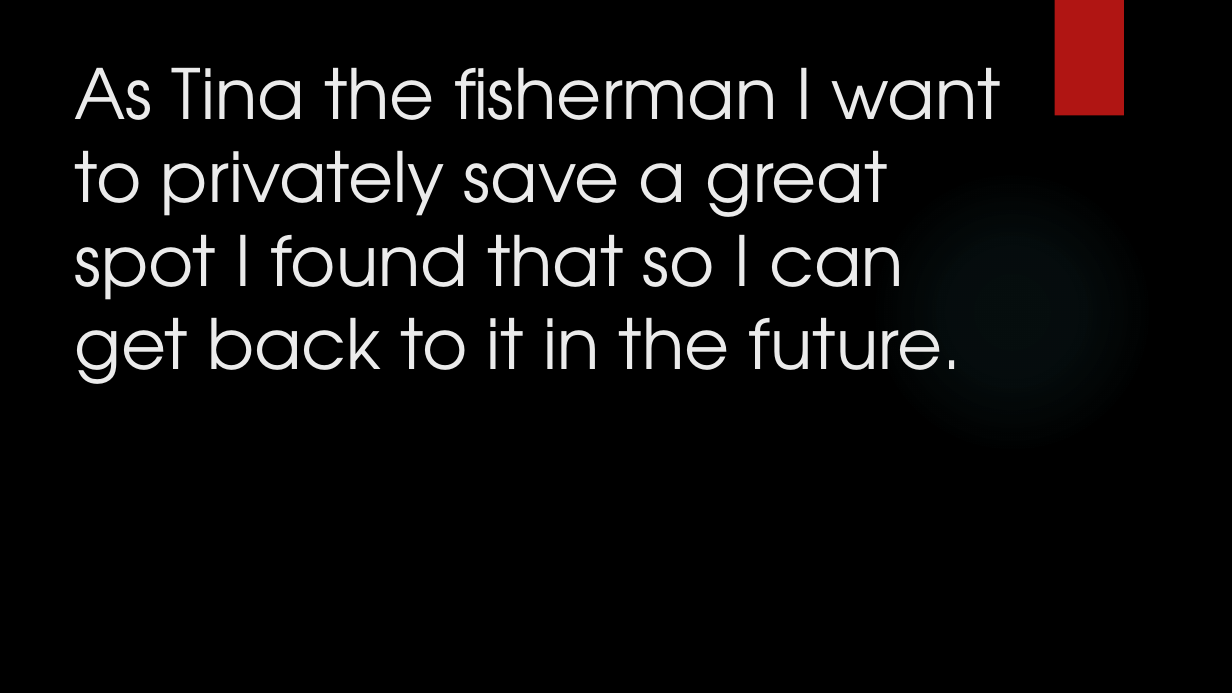
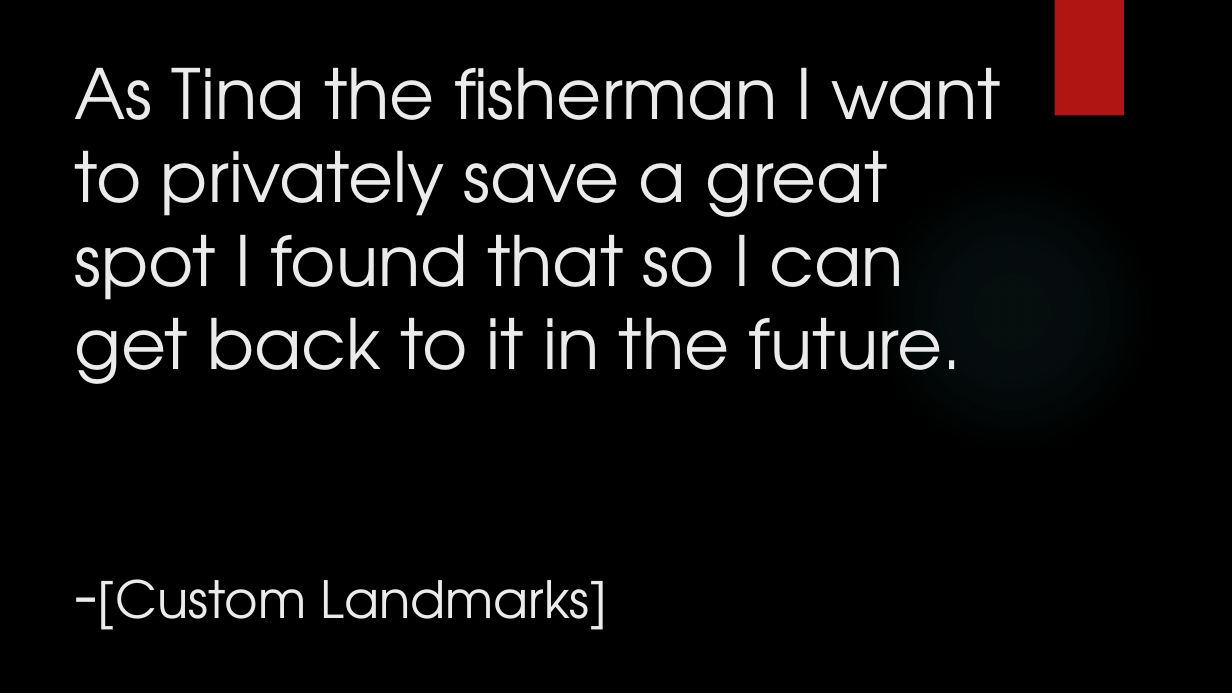
Before and after one commit to junmin-yee/Landmarked, a slide deck: slide 10 of Technology Presentation.pptx. Drawn at 1232x693 pixels with LibreOffice and Linux fonts; fonts in the diff are those of the drawing; background and template pictures are left out. Boxes give left, top, right and bottom in pixels: in the first picture for what was removed or moved away, otherwise in the second. Text is boxed around its words. In the diff, an @@ line names an element or a change of style, - is before the commit and + after.

```diff
--- a/Technology Presentation.pptx
+++ b/Technology Presentation.pptx
@@ title at box(75, 67, 1001, 630): text changed @@
-As Tina the fisherman I want to privately save a great spot I found that so I can get back to it in the future.
+As Tina the fisherman I want to privately save a great spot I found that so I can get back to it in the future.
+-[Custom Landmarks]
```
Also in this commit, not shown: 14 other slides changed.
